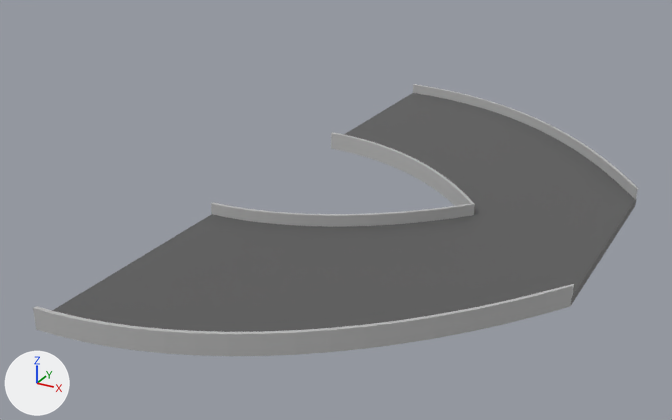
Two versions of the FBX model Assets/models/Modular_Track/Wide_Track/ROZDVOJKY/ROZDVOJKA_U_3_WIDE.fbx, one commit apart.
Camera for both pictures: a camera (50 mm lens) standing at (3.3, -1.71, 3.19) and looking at (-0.16, 4.57, 0.05). The axes (+X, +Y, +Z) are drawn at lower left. The lights are the same throughout. Where no turn or scale is listed for an object, it has been applied to the vertices.
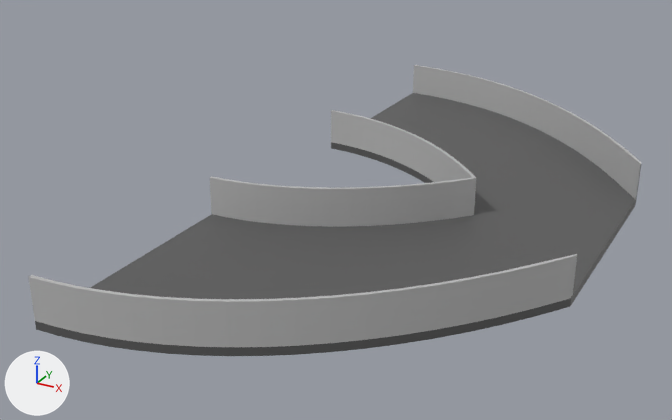
The newer file is also turned or shifted as a whole; pictures and numbers use the older file's frame.

Pixel boxes (x1, y1, x2, y2) of what changed, in the pictures (672 x 420 px):
```json
{"object": "pSphere84", "change": "reshaped", "before": [33, 84, 638, 356], "after": [28, 65, 641, 356], "on screen": "7% taller"}
{"part": 1, "of": "me_mesh", "change": "cut back", "before": [33, 84, 638, 347], "after": [28, 65, 641, 347]}
{"part": 2, "of": "me_mesh", "change": "recoloured", "before": [35, 142, 571, 356], "after": [35, 142, 571, 356]}
```

Edits to the scene script, one JSON object a line:
```json
{"op": "add", "block": "mat_road6", "code": ["mat_road6 = principled_material('road6')", "mat_road6.base_color = (0.104, 0.104, 0.104)  # dark grey #5b5b5b"]}
{"block": "me_mesh", "where": "# used by ob_psphere84; location = (2.0, 6.0, 0.0)"}
{"op": "remove", "block": "me_mesh", "code": "me_mesh.from_pydata(...)  # 341 vertices, 343 faces; spans x -3.0..0.0, y -4.0..2.0, z 0.0..0.16"}
{"op": "remove", "block": "me_mesh", "code": "me_mesh.materials.append(mat_lambert2)  # grey #bcbcbc"}
{"op": "add", "block": "me_mesh", "code": "me_mesh.from_pydata(...)  # 341 vertices, 337 faces; spans x -3.0..0.0, y -4.0..2.0, z 0.0..0.39"}
{"block": "me_mesh", "change": "me_mesh part 1"}
{"block": "me_mesh", "change": "6 faces are deleted"}
{"block": "me_mesh", "change": "136 vertices in x -3.0..0.0, y -4.0..2.0, z 0.16 move by (0.0, 0.0, 0.23)"}
{"block": "me_mesh", "change": "me_mesh part 2: 65 faces spanning x -3.0..0.0, y -4.0..2.0, z 0.0..0.07 switch from mat_lambert1 (grey #bcbcbc) to mat_road (dark grey #5b5b5b)"}
{"op": "add", "block": "me_mesh", "code": "me_mesh.materials.append(mat_road6)  # dark grey #5b5b5b"}
```
